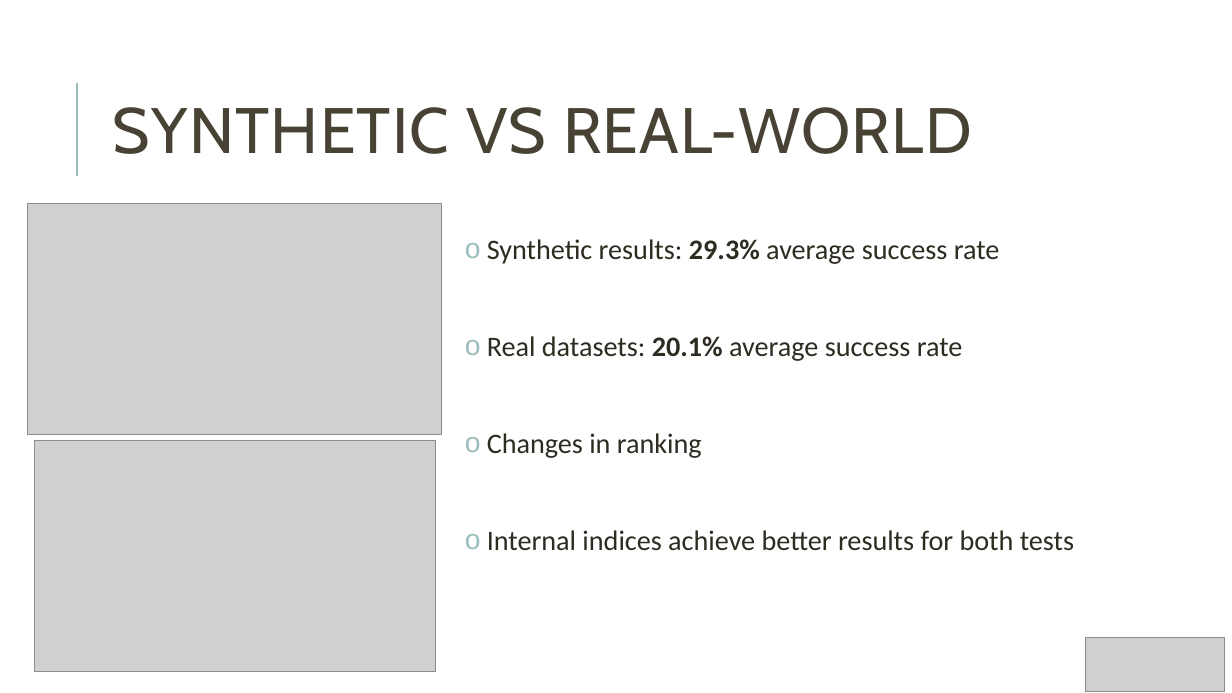
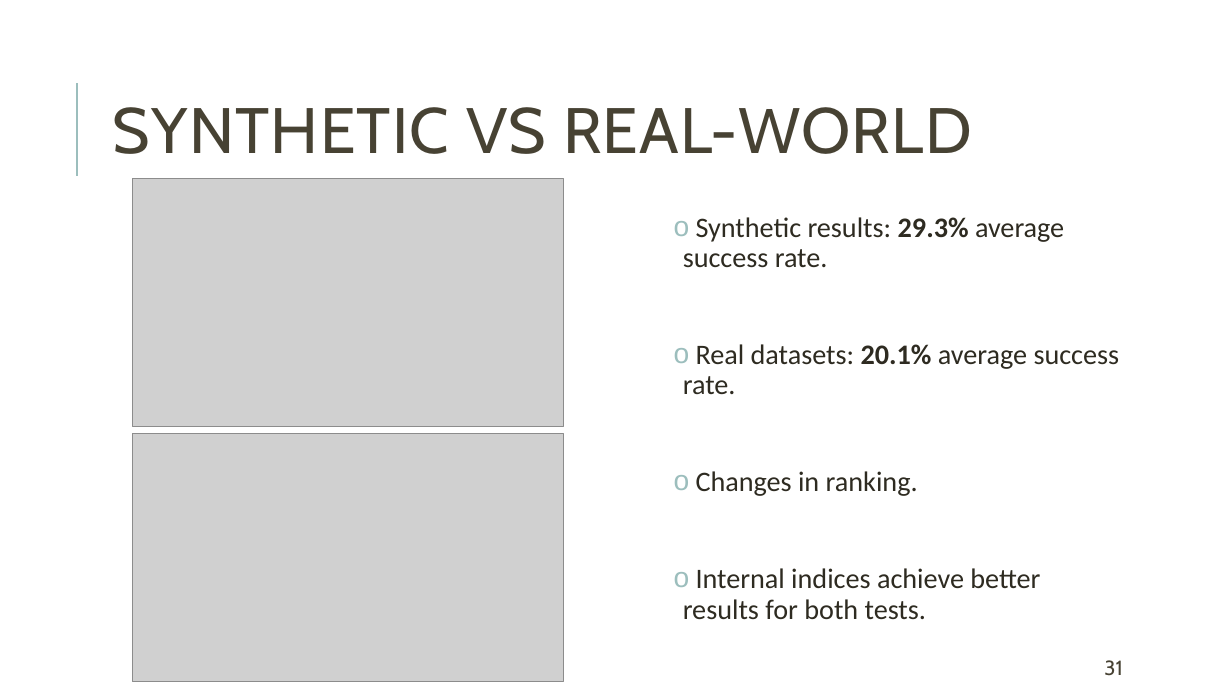
Before and after one commit to Nuno09/MscThesis, a slide deck: slide 31 of Dissertacao/apresentação_tese.pptx (slide 41 before the commit). Drawn at 1232x693 pixels with LibreOffice and Linux fonts; fonts in the diff are those of the drawing; grey boxes stand for pictures. Boxes give left, top, right and bottom in pixels: in the first picture for what was removed or moved away, otherwise in the second. Text is boxed around its words. In the diff, an @@ line names an element or a change of style, - is before the commit and + after.

```diff
--- a/Dissertacao/apresentação_tese.pptx
+++ b/Dissertacao/apresentação_tese.pptx
@@ picture: place and size @@
-picture at (28,203,442,434)
+picture at (132,179,563,427)
@@ text at (683,217,1120,620): text changed @@
-o Synthetic results: 29.3% average success rate
-o Real datasets: 20.1% average success rate
-o Changes in ranking
-o Internal indices achieve better results for both tests
+o Synthetic results: 29.3% average success rate.
+o Real datasets: 20.1% average success rate.
+o Changes in ranking.
+o Internal indices achieve better results for both tests.
@@ picture: place and size @@
-picture at (34,441,435,672)
+picture at (132,434,563,682)
@@ picture removed at (1086,638,1226,691) @@
@@ page number added at (1104,660,1122,676), 16 pt, text #474233 @@
+31
```
Also in this commit, not shown: 41 other slides changed, 1 slide added, 11 slides removed.
